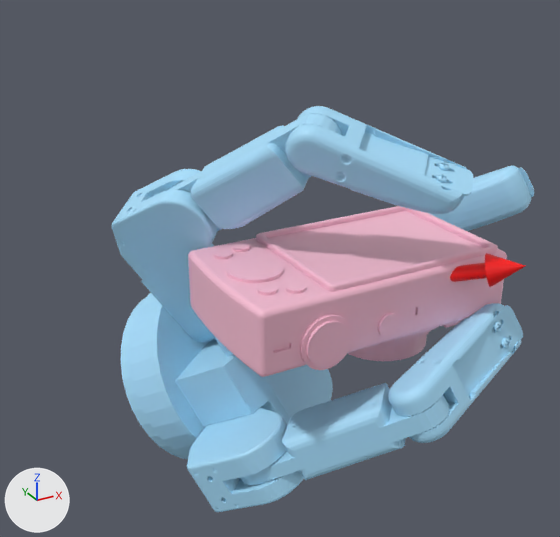
Two versions of the glTF model static/assets/cond/Barrett/contactdb+camera/3.glb, one commit apart.
Both versions are drawn from a 50 mm camera at (-0.165, -0.24, 0.135) aimed at (-0.019, 0.026, 0.002). Every picture has the same lights, and +X, +Y and +Z are marked at lower left. Where no turn or scale is listed for an object, it has been applied to the vertices. Vertices at the same position are counted once.

The first picture shows 'camera.stl', 'geometry_1', 'geometry_2'.
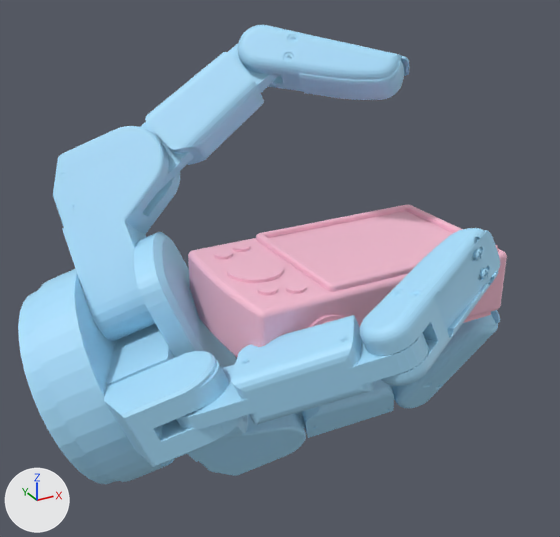
Location of each change, [x1, y1, x2, y2] in pixels of the pictures (560 x 537 px; the box of a moved part takes in the faces that stretch with it):
'geometry_1', reshaped (14% wider, 13% taller): before [111, 106, 534, 512]; after [18, 25, 500, 484]
'geometry_2', reshaped (not visible afterwards): before [450, 253, 525, 287]
part 1 of me_geometry_1, moved or reshaped: before [121, 293, 333, 459]; after [18, 232, 249, 484]
part 2 of me_geometry_1, moved or reshaped (not visible before): after [104, 351, 225, 467]
part 3 of me_geometry_1, moved or reshaped (not visible before): after [176, 315, 429, 435]
part 4 of me_geometry_1, moved or reshaped: before [429, 166, 534, 231]; after [360, 228, 500, 386]
part 5 of me_geometry_1, moved or reshaped: before [111, 169, 217, 343]; after [187, 413, 306, 476]
part 6 of me_geometry_1, moved or reshaped: before [168, 114, 342, 232]; after [297, 379, 395, 438]
part 7 of me_geometry_1, moved or reshaped: before [285, 106, 473, 214]; after [392, 310, 500, 408]
part 8 of me_geometry_1, moved or reshaped: before [187, 408, 304, 512]; after [53, 126, 180, 342]
part 9 of me_geometry_1, moved or reshaped: before [240, 383, 450, 485]; after [140, 44, 278, 193]
part 10 of me_geometry_1, moved or reshaped: before [388, 303, 523, 443]; after [237, 25, 409, 100]

Patch to the scene script:
```diff
--- a/static/assets/cond/Barrett/contactdb+camera/3.glb.py
+++ b/static/assets/cond/Barrett/contactdb+camera/3.glb.py
@@ me_geometry_1 @@
 me_geometry_1.from_pydata(...)  # 8696 vertices, 17330 faces; spans x -0.082..0.121, y -0.061..0.103, z -0.104..0.075
 # used by ob_geometry_1; location = (0.0, 0.0, 0.0)
+# me_geometry_1 part 1: the loose piece of 347 vertices spanning x -0.082..0.016, y 0.005..0.103, z -0.104..0.0 is multiplied about its middle by the matrix ((-0.006, -0.727, 0.686), (-0.841, -0.367, -0.397), (0.541, -0.58, -0.61)), then moved by (-0.048, -0.021, 0.021)
+# me_geometry_1 part 2: the loose piece of 211 vertices spanning x -0.009..0.036, y 0.049..0.091, z -0.062..-0.02 is multiplied about its middle by the matrix ((-0.006, -0.727, 0.686), (-0.841, -0.367, -0.397), (0.541, -0.58, -0.61)), then moved by (-0.099, -0.086, 0.02)
+# me_geometry_1 part 3: the loose piece of 449 vertices spanning x 0.01..0.098, y 0.048..0.076, z -0.048..0.002 is multiplied about its middle by the matrix ((0.471, -0.43, 0.77), (-0.564, -0.818, -0.111), (0.678, -0.382, -0.628)), then moved by (-0.107, -0.104, 0.02)
+# me_geometry_1 part 4: the loose piece of 1647 vertices spanning x 0.076..0.121, y 0.017..0.075, z -0.02..0.029 is multiplied about its middle by the matrix ((0.485, -0.415, 0.77), (-0.55, -0.829, -0.101), (0.68, -0.374, -0.63)), then moved by (-0.102, -0.102, 0.013)
+# me_geometry_1 part 5: the loose piece of 925 vertices spanning x -0.079..-0.018, y 0.03..0.08, z -0.044..0.043 is multiplied about its middle by the matrix ((0.044, -0.628, 0.777), (-0.938, -0.293, -0.184), (0.343, -0.721, -0.602)), then moved by (0.004, -0.022, -0.068)
+# me_geometry_1 part 6: the loose piece of 449 vertices spanning x -0.066..-0.007, y -0.01..0.063, z 0.012..0.073 is multiplied about its middle by the matrix ((0.142, -0.694, 0.706), (-0.941, -0.316, -0.121), (0.307, -0.647, -0.697)), then moved by (0.045, -0.003, -0.115)
+# me_geometry_1 part 7: the loose piece of 1647 vertices spanning x -0.031..0.031, y -0.042..0.013, z 0.039..0.075 is multiplied about its middle by the matrix ((0.127, -0.684, 0.718), (-0.941, -0.312, -0.131), (0.313, -0.659, -0.684)), then moved by (0.052, 0.015, -0.102)
+# me_geometry_1 part 8: the loose piece of 925 vertices spanning x -0.073..0.0, y -0.026..0.057, z -0.09..-0.046 is multiplied about its middle by the matrix ((0.278, -0.382, 0.881), (-0.947, 0.046, 0.319), (-0.163, -0.923, -0.349)), then moved by (-0.041, 0.036, 0.09)
+# me_geometry_1 part 9: the loose piece of 449 vertices spanning x -0.057..0.011, y -0.06..0.005, z -0.079..-0.019 is multiplied about its middle by the matrix ((0.522, -0.041, 0.852), (-0.825, -0.277, 0.493), (0.216, -0.96, -0.179)), then moved by (-0.019, 0.082, 0.113)
+# me_geometry_1 part 10: the loose piece of 1647 vertices spanning x -0.011..0.058, y -0.061..-0.027, z -0.044..-0.004 is multiplied about its middle by the matrix ((0.515, -0.057, 0.855), (-0.833, -0.266, 0.485), (0.2, -0.962, -0.185)), then moved by (-0.019, 0.077, 0.109)
 me_geometry_1.materials.append(mat_defaultmaterial_001)
@@ me_geometry_2 @@
 me_geometry_2.from_pydata(...)  # 75 vertices, 144 faces; spans x -0.0023..0.0452, y -0.0501..0.0021, z -0.0029..0.0213
 # used by ob_geometry_2; location = (0.0, 0.0, 0.0)
+# me_geometry_2 part 11: the whole mesh is multiplied about the mesh origin by the matrix ((0.787, -0.598, 0.152), (0.61, 0.792, -0.038), (-0.097, 0.123, 0.988))
 me_geometry_2.materials.append(mat_defaultmaterial_002)
```
